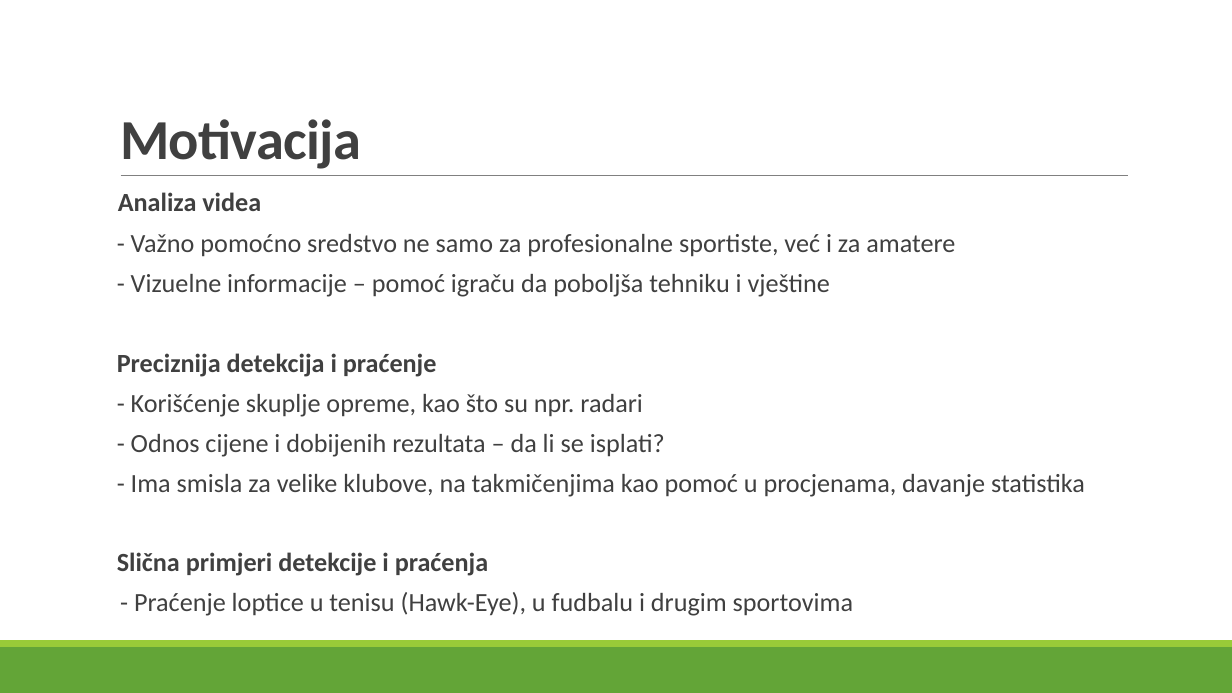
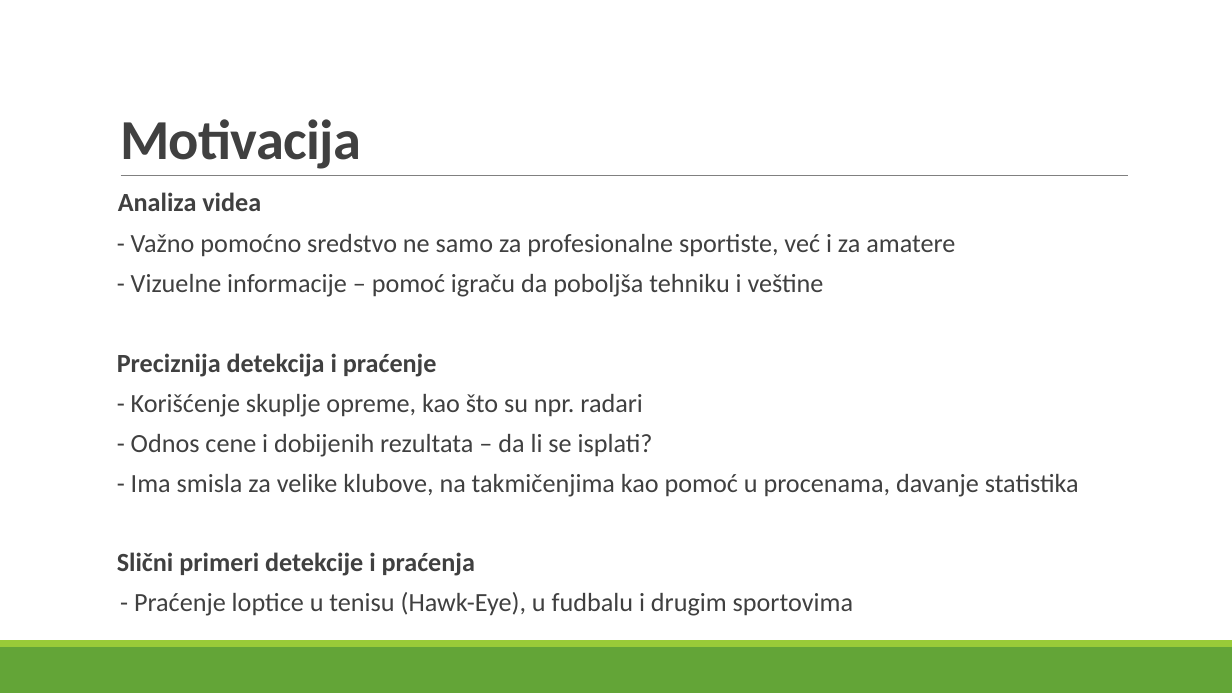
Before and after one commit to ckraisnikovic/softComputing, a slide deck: slide 5 of Detekcija i praćenje golf loptice na golf terenu.pptx. Drawn at 1232x693 pixels with LibreOffice and Linux fonts; fonts in the diff are those of the drawing. Boxes give left, top, right and bottom in pixels: in the first picture for what was removed or moved away, otherwise in the second. Text is boxed around its words. In the diff, an @@ line names an element or a change of style, - is before the commit and + after.

```diff
--- a/Detekcija i praćenje golf loptice na golf terenu.pptx
+++ b/Detekcija i praćenje golf loptice na golf terenu.pptx
@@ text at (x1=131, y1=274, x2=824, y2=297): text changed @@
-- Vizuelne informacije – pomoć igraču da poboljša tehniku i vještine
+- Vizuelne informacije – pomoć igraču da poboljša tehniku i veštine
@@ text at (x1=117, y1=434, x2=1079, y2=576): text changed @@
-- Odnos cijene i dobijenih rezultata – da li se isplati?
-- Ima smisla za velike klubove, na takmičenjima kao pomoć u procjenama, davanje statistika
-Slična primjeri detekcije i praćenja
+- Odnos cene i dobijenih rezultata – da li se isplati?
+- Ima smisla za velike klubove, na takmičenjima kao pomoć u procenama, davanje statistika
+Slični primeri detekcije i praćenja
```
Also in this commit, not shown: 12 other slides changed, 4 slides added.
